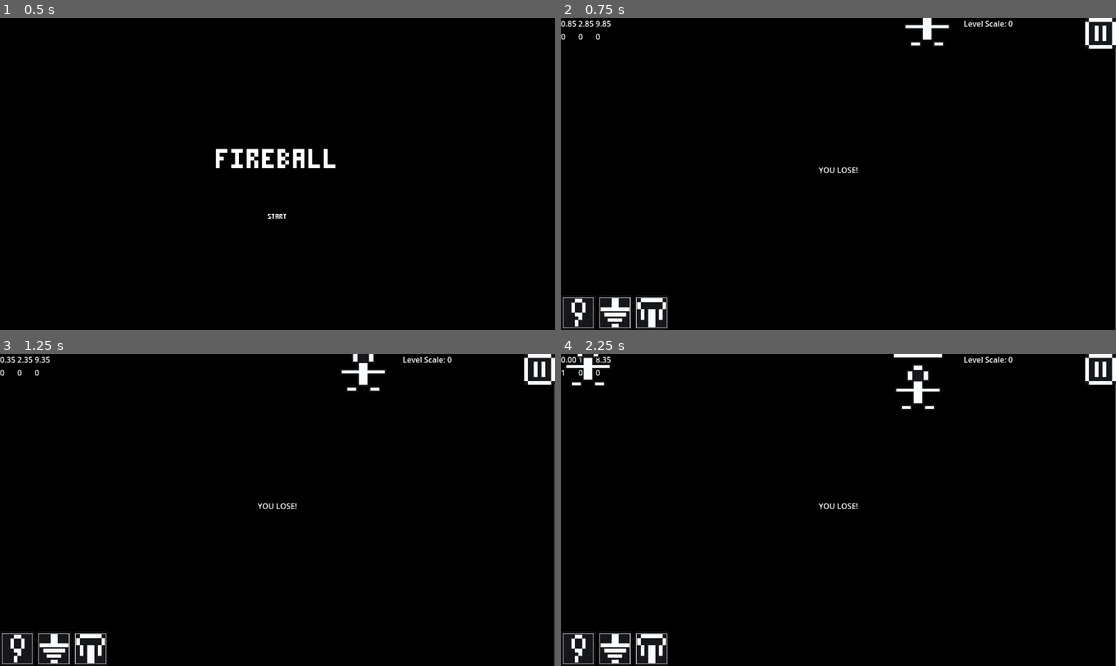
Above: before the commit, frames 1-4 (two rows, left to right).
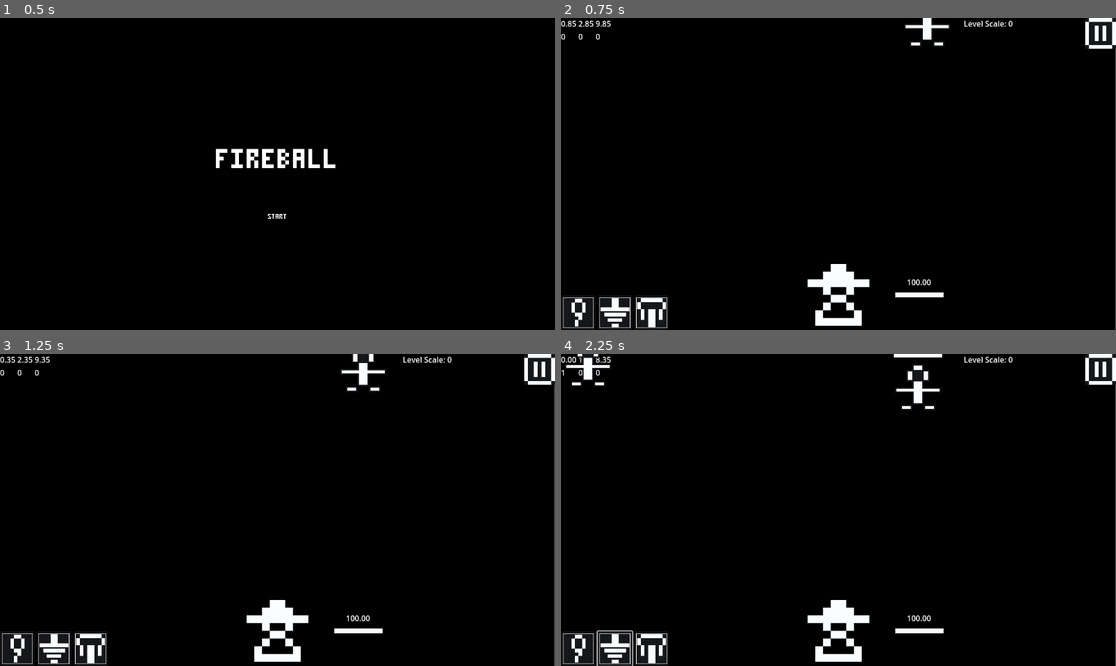
Above: after the commit, the same moments.

Repository: ThomasApplewhite/FIREBALL-Prototype
Game: Godot game, scene res://Source/GameScenes/MainMenu.tscn
Same seed, same stepped clock (60 frames per second), same inputs: the game is played once before the commit and once after it.
Inputs (mouse positions are in pixels of both pictures, inside the frame that each line leads up to):
- Up to frame 1 (0.5 s): no input
- Up to frame 2 (0.75 s): click "[center]START[/center]" at 0.5 s
- Up to frame 3 (1.25 s): no input
- Up to frame 4 (2.25 s): click (577, 647) at 1.27 s; click (616, 647) at 2.02 s

Frame 1 is identical in both runs. In frame 2, 1.3% of the frame differs, in the area x 44-69%, y 47-99%; in frame 3, 1.3%; in frame 4, 1.4%, in the area x 6-69%, y 47-100%.

Commit message:
Added subresource for individual buff configuration, so the data can be more easily accessed by buff type. Also fixed the default multiplier for everything being 1 and not 0

Diff:
--- /dev/null
+++ b/Assets/GameplaySettings/BuffConfigs/default_cooldown_buff_config.tres
@@ -0,0 +1,9 @@
+[gd_resource type="Resource" load_steps=2 format=3 uid="uid://dgpg6cy23t4vg"]
+
+[ext_resource type="Script" path="res://Source/Utils/buff_type_config_data.gd" id="1_s6akd"]
+
+[resource]
+script = ExtResource("1_s6akd")
+increment = 1.0
+cap = 1.0
+base = 1.0
--- /dev/null
+++ b/Assets/GameplaySettings/BuffConfigs/default_damage_buff_config.tres
@@ -0,0 +1,9 @@
+[gd_resource type="Resource" load_steps=2 format=3 uid="uid://cjeombouct18o"]
+
+[ext_resource type="Script" path="res://Source/Utils/buff_type_config_data.gd" id="1_gti8u"]
+
+[resource]
+script = ExtResource("1_gti8u")
+increment = 1.0
+cap = 1.0
+base = 1.0
--- /dev/null
+++ b/Assets/GameplaySettings/BuffConfigs/default_healthcap_buff_config.tres
@@ -0,0 +1,9 @@
+[gd_resource type="Resource" load_steps=2 format=3 uid="uid://tptqymebs5uu"]
+
+[ext_resource type="Script" path="res://Source/Utils/buff_type_config_data.gd" id="1_cw21n"]
+
+[resource]
+script = ExtResource("1_cw21n")
+increment = 1.0
+cap = 1.0
+base = 1.0
--- /dev/null
+++ b/Assets/GameplaySettings/BuffConfigs/default_healthregen_bufff_config.tres
@@ -0,0 +1,9 @@
+[gd_resource type="Resource" load_steps=2 format=3 uid="uid://b5tvypp6bkqr2"]
+
+[ext_resource type="Script" path="res://Source/Utils/buff_type_config_data.gd" id="1_4o3d3"]
+
+[resource]
+script = ExtResource("1_4o3d3")
+increment = 1.0
+cap = 1.0
+base = 1.0
--- /dev/null
+++ b/Assets/GameplaySettings/BuffConfigs/zero_buff_config.tres
@@ -0,0 +1,9 @@
+[gd_resource type="Resource" script_class="BuffTypeConfigData" load_steps=2 format=3 uid="uid://ysxpr5ohhxfr"]
+
+[ext_resource type="Script" path="res://Source/Utils/buff_type_config_data.gd" id="1_572bi"]
+
+[resource]
+script = ExtResource("1_572bi")
+increment = 0.0
+cap = 1.0
+base = 1.0
--- a/Assets/GameplaySettings/default_buff_data.tres
+++ b/Assets/GameplaySettings/default_buff_data.tres
@@ -1,14 +1,11 @@
-[gd_resource type="Resource" script_class="BuffData" load_steps=2 format=3 uid="uid://bokm70bni8dnh"]
+[gd_resource type="Resource" script_class="BuffData" load_steps=3 format=3 uid="uid://bokm70bni8dnh"]
 
 [ext_resource type="Script" path="res://Source/Utils/buff_data.gd" id="1_wbn3e"]
+[ext_resource type="Resource" uid="uid://ysxpr5ohhxfr" path="res://Assets/GameplaySettings/BuffConfigs/zero_buff_config.tres" id="1_xyber"]
 
 [resource]
 script = ExtResource("1_wbn3e")
-damage_mult_inc = 0.0
-damage_mult_cap = 0.0
-cooldown_mult_inc = 0.0
-cooldown_mult_cap = 0.0
-healthcap_mult_inc = 0.0
-healthcap_mult_cap = 0.0
-healthregen_mult_inc = 0.0
-healthregen_mult_cap = 0.0
+damage_multiplier = ExtResource("1_xyber")
+cooldown_multiplier = ExtResource("1_xyber")
+healthcap_multiplier = ExtResource("1_xyber")
+healthregen_multiplier = ExtResource("1_xyber")
--- a/Assets/Spells/SpellData/magic_top_spell_data.tres
+++ b/Assets/Spells/SpellData/magic_top_spell_data.tres
@@ -11,5 +11,6 @@
 packed_spell = ExtResource("1_cegvl")
 cooldown = 3.0
 global_cooldown_change = 2.0
+health_cost = 0.0
 damage = 1.0
 speed = 1000.0
--- a/Source/Functionality/player_buff_counter.gd
+++ b/Source/Functionality/player_buff_counter.gd
@@ -78,28 +78,30 @@
 func _get_buff_multiplier_internal(buff_type : BuffMultiplierType) -> float:
 	var buff_mult_inc
 	var buff_mult_cap
+	var buff_mult_base
+	var buff_config
 
-	# this is gonna suck
-	# but it's better than caching everything ahead of time
-	# it would be cool if I could access this more cleanly without caching
-	# well I guess I could put it in a cache friendly format in the resource but whatever who cares
 	match buff_type:
 		BuffMultiplierType.DAMAGE:
-			buff_mult_inc = buff_data.damage_mult_inc
-			buff_mult_cap = buff_data.damage_mult_cap
+			buff_config = buff_data.damage_multiplier
 		BuffMultiplierType.COOLDOWN:
-			buff_mult_inc = buff_data.cooldown_mult_inc
-			buff_mult_cap = buff_data.cooldown_mult_capc
+			buff_config = buff_data.cooldown_multiplier
 		BuffMultiplierType.HEALTH_CAP:
-			buff_mult_inc = buff_data.healthcap_mult_inc
-			buff_mult_cap = buff_data.healthcap_mult_cap
+			buff_config = buff_data.healthcap_multiplier
 		BuffMultiplierType.HEALTH_REGEN:
-			buff_mult_inc = buff_data.healthregen_mult_inc
-			buff_mult_cap = buff_data.healthregen_mult_cap
+			buff_config = buff_data.healthregen_multiplier
 		_:
-			push_error("Invalid Buff Type given for PlayerBuffCounter.get_buff_multiplier")
-			buff_mult_inc = 1.0
-			buff_mult_cap = 1.0
+			pass
 
-	var final_buff_mult = buff_mult_inc * buff_counts[buff_type]
+	if(buff_config):
+		buff_mult_inc = buff_config.increment
+		buff_mult_cap = buff_config.cap
+		buff_mult_base = buff_config.base
+	else:
+		push_error("Invalid Buff Type given for PlayerBuffCounter.get_buff_multiplier")
+		buff_mult_inc = 1.0
+		buff_mult_cap = 1.0
+		buff_mult_base = 1.0
+
+	var final_buff_mult = (buff_mult_inc * buff_counts[buff_type]) + buff_mult_base
 	return final_buff_mult if final_buff_mult <= buff_mult_cap else buff_mult_cap
--- a/Source/Utils/buff_data.gd
+++ b/Source/Utils/buff_data.gd
@@ -2,14 +2,19 @@
 
 class_name BuffData
 
-@export var damage_mult_inc : float = 1.0
-@export var damage_mult_cap : float = 1.0
+@export var damage_multiplier : BuffTypeConfigData
+@export var cooldown_multiplier : BuffTypeConfigData
+@export var healthcap_multiplier : BuffTypeConfigData
+@export var healthregen_multiplier : BuffTypeConfigData
 
-@export var cooldown_mult_inc : float = 1.0
-@export var cooldown_mult_cap: float = 1.0
+#@export var damage_mult_inc : float = 1.0
+#@export var damage_mult_cap : float = 1.0
 
-@export var healthcap_mult_inc : float = 1.0
-@export var healthcap_mult_cap : float = 1.0
+#@export var cooldown_mult_inc : float = 1.0
+#@export var cooldown_mult_cap: float = 1.0
 
-@export var healthregen_mult_inc: float = 1.0
-@export var healthregen_mult_cap: float = 1.0
+#@export var healthcap_mult_inc : float = 1.0
+#@export var healthcap_mult_cap : float = 1.0
+
+#@export var healthregen_mult_inc: float = 1.0
+#@export var healthregen_mult_cap: float = 1.0
--- /dev/null
+++ b/Source/Utils/buff_type_config_data.gd
@@ -0,0 +1,7 @@
+extends Resource
+
+class_name BuffTypeConfigData
+
+@export var increment : float = 1.0
+@export var cap : float = 1.0
+@export var base : float = 1.0
Not shown, changed: Docs/Home/DevelopmentDocs/NiceToHaves.txt
Not shown, changed: Docs/Home/DevelopmentDocs/ProgressionDevelopment.txt
